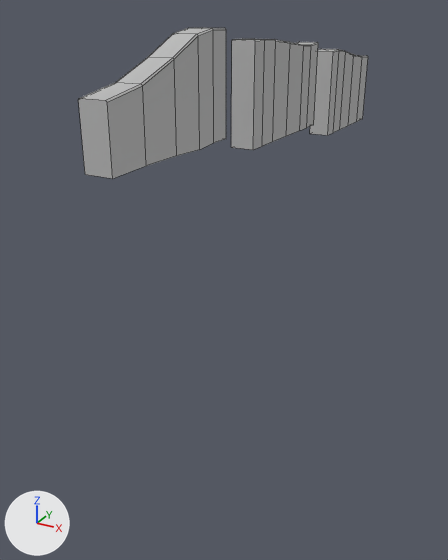
What one commit did to the FBX model BumpyRoad/Assets/Models/Road_7_jump_3_gaps.fbx.
Both versions are drawn from a camera (50 mm lens) standing at (137.0, -88.0, 24.0) and looking at (21.0, 123.0, -81.0). The lights are fixed; the arrows at lower left show +X, +Y and +Z. Mesh edges are drawn as thin lines. Where no turn or scale is listed for an object, it has been applied to the vertices.
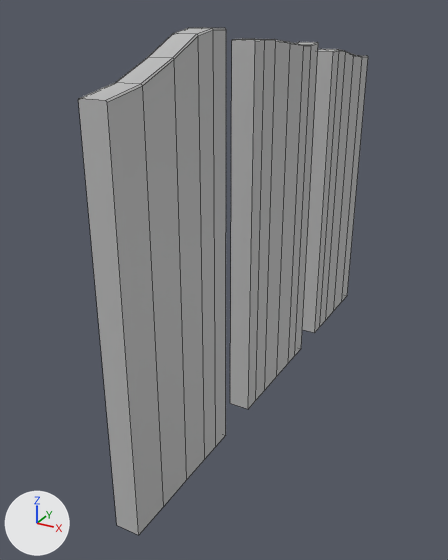
The newer file is also turned or shifted as a whole; pictures and numbers use the older file's frame.

Edits to the bpy script that builds the scene:
```text
Change me_mesh:
    where me_mesh.from_pydata(...)  # 114 vertices, 86 faces; spans x -9.0..0.0, y 0.0..213.0, z -34.0..15.0
    used by ob_pcube19; location = (37.5, 34.0, 3.4)
    me_mesh part 1: all 38 vertices in x -9.0..0.0, y 0.0..213.0, z -34.0..-19.0 are scaled about their middle by (1, 1, 0), then moved by (0.0, 0.0, -113.0)
```

Where the change shows, as pixel boxes [x1, y1, x2, y2] in the pictures (448 x 560 px; the box of a moved part takes in the faces that stretch with it):
'pCube19', reshaped (234% taller): before [78, 28, 368, 179]; after [78, 28, 368, 535]
part 1 of me_mesh, moved or reshaped: before [85, 71, 363, 179]; after [85, 71, 363, 535]
